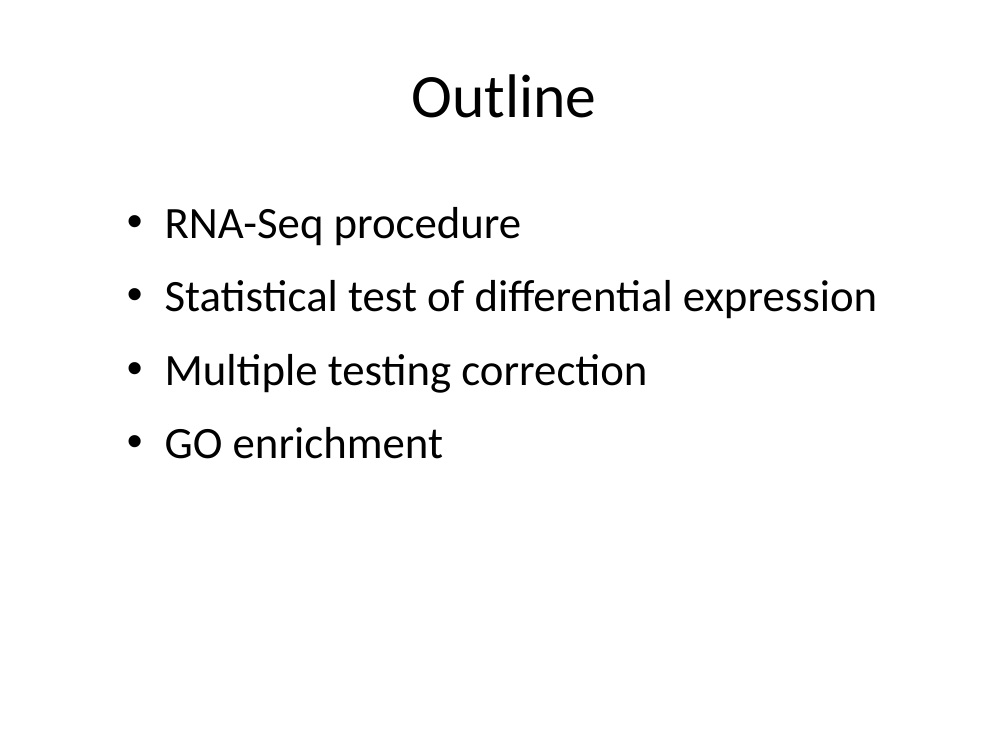
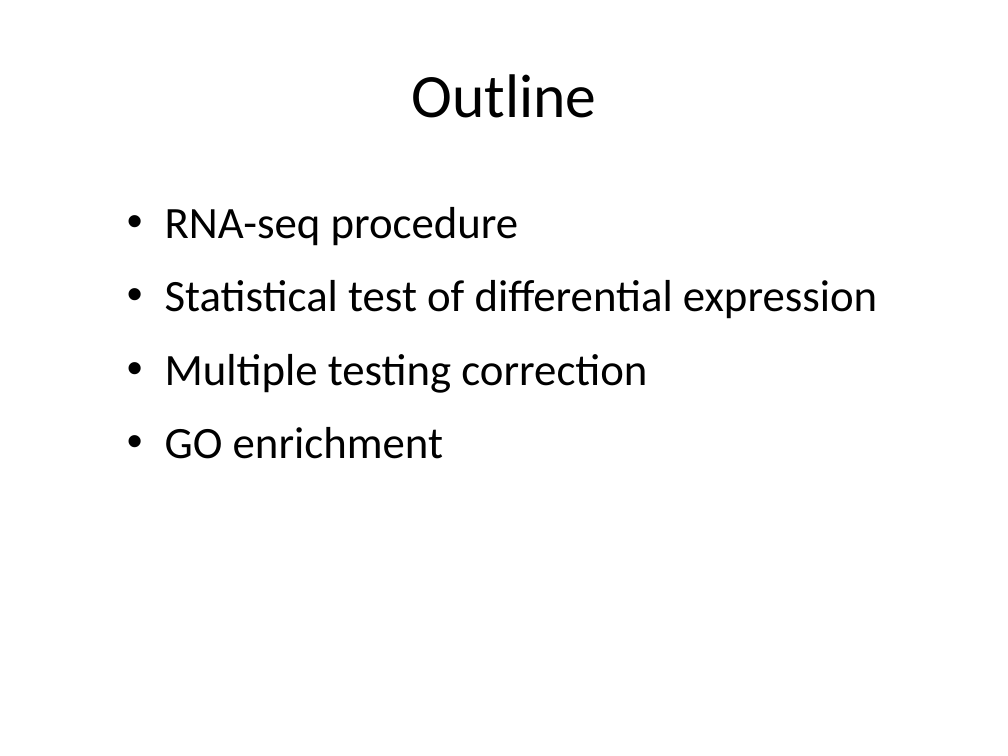
Before and after one commit to liu3zhenlab/teaching, a slide deck: slide 2 of PLPTH813Bioinformatis/2023/lectures/lecture16_DE.pptx. Drawn at 1008x756 pixels with LibreOffice and Linux fonts; fonts in the diff are those of the drawing. Boxes give left, top, right and bottom in pixels: in the first picture for what was removed or moved away, otherwise in the second. Text is boxed around its words. In the diff, an @@ line names an element or a change of style, - is before the commit and + after.

```diff
--- a/PLPTH813Bioinformatis/2023/lectures/lecture16_DE.pptx
+++ b/PLPTH813Bioinformatis/2023/lectures/lecture16_DE.pptx
@@ text at (165,207,519,246): text changed @@
-• RNA-Seq procedure
+• RNA-seq procedure
```
Also in this commit, not shown: 14 other slides changed, 1 slide added, 4 other files.
